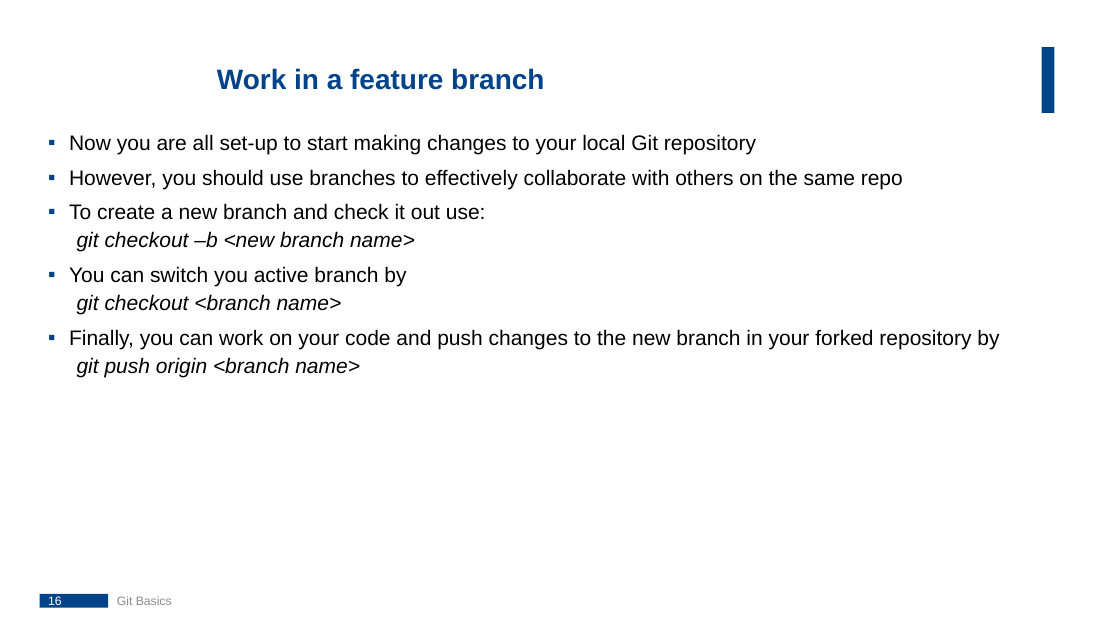
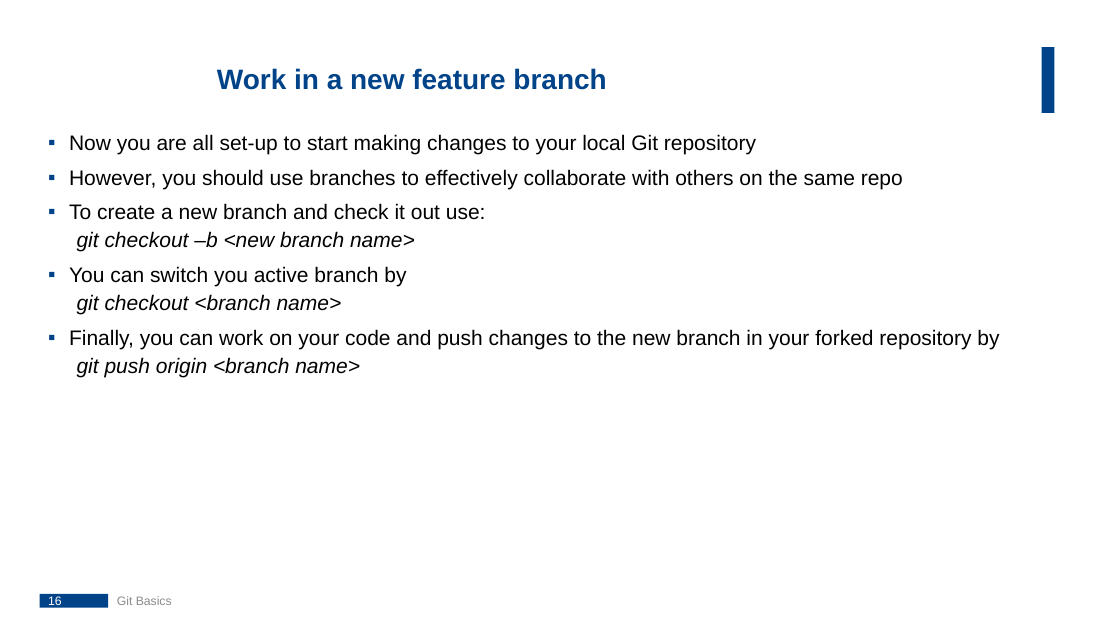
Before and after one commit to NikoStein/klausurtagung2020, a slide deck: slide 16 of 01_Version Control.pptx. Drawn at 1120x630 pixels with LibreOffice and Linux fonts; fonts in the diff are those of the drawing; background and template pictures are left out. Boxes give left, top, right and bottom in pixels: in the first picture for what was removed or moved away, otherwise in the second. Text is boxed around its words. In the diff, an @@ line names an element or a change of style, - is before the commit and + after.

Commit message:
update slides

```diff
--- a/01_Version Control.pptx
+++ b/01_Version Control.pptx
@@ title at (x1=217, y1=68, x2=606, y2=90): text changed @@
-Work in a feature branch
+Work in a new feature branch
```
